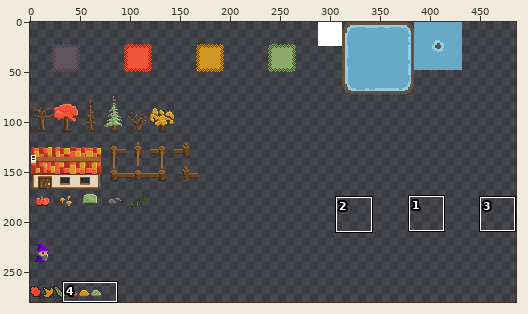
One commit to this sprite sheet: assets/textures/sprites.png. Above, an overview of the earlier version with the close-up marked.
Close-up. Old version:
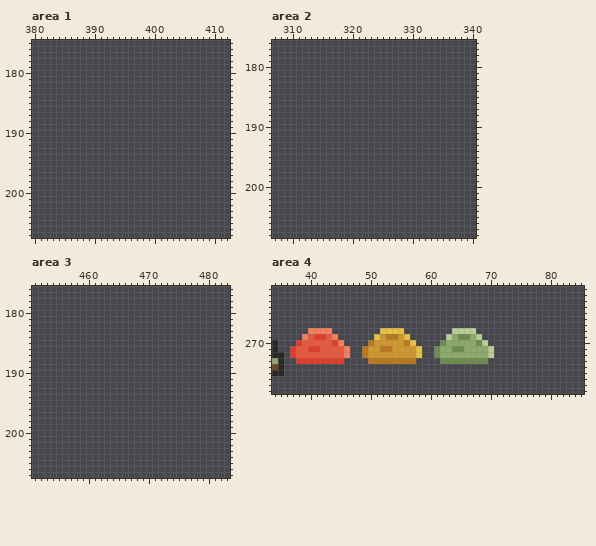
The file is 512x512 pixels. Colours within 5 levels of each other are drawn and written as one. Shown: area 1: x 380..412, y 175..207; area 2: x 307..340, y 176..208; area 3: x 451..483, y 176..207; area 4: x 34..85, y 261..278. The wide view leaves out empty margins. The commit also changed other parts of the picture, which this record leaves out.
After:
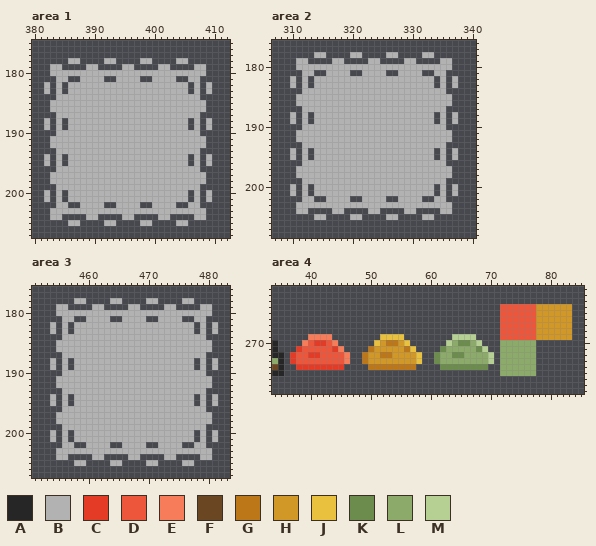
Palette (. is transparent): A #262626  B #b2b2b2  C #e33b26  D #ed563b  E #f77d5a  F #6a4622  G #bb7718  H #d19827  J #e9c13e  K #6b8c4c  L #8cab6a  M #b6d094
The edit:
--- area 1
@@ x 380..412 @@
 177 .................................
-178 .................................
-179 .................................
-180 .................................
-181 .................................
-182 .................................
-183 .................................
-184 .................................
-185 .................................
-186 .................................
-187 .................................
-188 .................................
-189 .................................
-190 .................................
-191 .................................
-192 .................................
-193 .................................
-194 .................................
-195 .................................
-196 .................................
-197 .................................
-198 .................................
-199 .................................
-200 .................................
-201 .................................
-202 .................................
-203 .................................
-204 .................................
-205 .................................
+178 ......BB....BB....BB....BB.......
+179 ...BB....BB....BB....BB....BB....
+180 ...BBBBBBBBBBBBBBBBBBBBBBBBBB....
+181 ....BB..BBBB..BBBB..BBBB..BB.....
+182 ..B.B.BBBBBBBBBBBBBBBBBBBB.B.B...
+183 ..B.B.BBBBBBBBBBBBBBBBBBBB.B.B...
+184 ....BBBBBBBBBBBBBBBBBBBBBBBB.....
+185 ...BBBBBBBBBBBBBBBBBBBBBBBBBB....
+186 ...BBBBBBBBBBBBBBBBBBBBBBBBBB....
+187 ....BBBBBBBBBBBBBBBBBBBBBBBB.....
+188 ..B.B.BBBBBBBBBBBBBBBBBBBB.B.B...
+189 ..B.B.BBBBBBBBBBBBBBBBBBBB.B.B...
+190 ....BBBBBBBBBBBBBBBBBBBBBBBB.....
+191 ...BBBBBBBBBBBBBBBBBBBBBBBBBB....
+192 ...BBBBBBBBBBBBBBBBBBBBBBBBBB....
+193 ....BBBBBBBBBBBBBBBBBBBBBBBB.....
+194 ..B.B.BBBBBBBBBBBBBBBBBBBB.B.B...
+195 ..B.B.BBBBBBBBBBBBBBBBBBBB.B.B...
+196 ....BBBBBBBBBBBBBBBBBBBBBBBB.....
+197 ...BBBBBBBBBBBBBBBBBBBBBBBBBB....
+198 ...BBBBBBBBBBBBBBBBBBBBBBBBBB....
+199 ....BBBBBBBBBBBBBBBBBBBBBBBB.....
+200 ..B.B.BBBBBBBBBBBBBBBBBBBB.B.B...
+201 ..B.B.BBBBBBBBBBBBBBBBBBBB.B.B...
+202 ....BB..BBBB..BBBB..BBBB..BB.....
+203 ...BBBBBBBBBBBBBBBBBBBBBBBBBB....
+204 ...BB....BB....BB....BB....BB....
+205 ......BB....BB....BB....BB.......
 206 .................................
--- area 2
@@ x 307..340 @@
 177 ..................................
-178 ..................................
-179 ..................................
-180 ..................................
-181 ..................................
-182 ..................................
-183 ..................................
-184 ..................................
-185 ..................................
-186 ..................................
-187 ..................................
-188 ..................................
-189 ..................................
-190 ..................................
-191 ..................................
-192 ..................................
-193 ..................................
-194 ..................................
-195 ..................................
-196 ..................................
-197 ..................................
-198 ..................................
-199 ..................................
-200 ..................................
-201 ..................................
-202 ..................................
-203 ..................................
-204 ..................................
-205 ..................................
+178 .......BB....BB....BB....BB.......
+179 ....BB....BB....BB....BB....BB....
+180 ....BBBBBBBBBBBBBBBBBBBBBBBBBB....
+181 .....BB..BBBB..BBBB..BBBB..BB.....
+182 ...B.B.BBBBBBBBBBBBBBBBBBBB.B.B...
+183 ...B.B.BBBBBBBBBBBBBBBBBBBB.B.B...
+184 .....BBBBBBBBBBBBBBBBBBBBBBBB.....
+185 ....BBBBBBBBBBBBBBBBBBBBBBBBBB....
+186 ....BBBBBBBBBBBBBBBBBBBBBBBBBB....
+187 .....BBBBBBBBBBBBBBBBBBBBBBBB.....
+188 ...B.B.BBBBBBBBBBBBBBBBBBBB.B.B...
+189 ...B.B.BBBBBBBBBBBBBBBBBBBB.B.B...
+190 .....BBBBBBBBBBBBBBBBBBBBBBBB.....
+191 ....BBBBBBBBBBBBBBBBBBBBBBBBBB....
+192 ....BBBBBBBBBBBBBBBBBBBBBBBBBB....
+193 .....BBBBBBBBBBBBBBBBBBBBBBBB.....
+194 ...B.B.BBBBBBBBBBBBBBBBBBBB.B.B...
+195 ...B.B.BBBBBBBBBBBBBBBBBBBB.B.B...
+196 .....BBBBBBBBBBBBBBBBBBBBBBBB.....
+197 ....BBBBBBBBBBBBBBBBBBBBBBBBBB....
+198 ....BBBBBBBBBBBBBBBBBBBBBBBBBB....
+199 .....BBBBBBBBBBBBBBBBBBBBBBBB.....
+200 ...B.B.BBBBBBBBBBBBBBBBBBBB.B.B...
+201 ...B.B.BBBBBBBBBBBBBBBBBBBB.B.B...
+202 .....BB..BBBB..BBBB..BBBB..BB.....
+203 ....BBBBBBBBBBBBBBBBBBBBBBBBBB....
+204 ....BB....BB....BB....BB....BB....
+205 .......BB....BB....BB....BB.......
 206 ..................................
--- area 3
@@ x 451..483 @@
 177 .................................
-178 .................................
-179 .................................
-180 .................................
-181 .................................
-182 .................................
-183 .................................
-184 .................................
-185 .................................
-186 .................................
-187 .................................
-188 .................................
-189 .................................
-190 .................................
-191 .................................
-192 .................................
-193 .................................
-194 .................................
-195 .................................
-196 .................................
-197 .................................
-198 .................................
-199 .................................
-200 .................................
-201 .................................
-202 .................................
-203 .................................
-204 .................................
-205 .................................
+178 .......BB....BB....BB....BB......
+179 ....BB....BB....BB....BB....BB...
+180 ....BBBBBBBBBBBBBBBBBBBBBBBBBB...
+181 .....BB..BBBB..BBBB..BBBB..BB....
+182 ...B.B.BBBBBBBBBBBBBBBBBBBB.B.B..
+183 ...B.B.BBBBBBBBBBBBBBBBBBBB.B.B..
+184 .....BBBBBBBBBBBBBBBBBBBBBBBB....
+185 ....BBBBBBBBBBBBBBBBBBBBBBBBBB...
+186 ....BBBBBBBBBBBBBBBBBBBBBBBBBB...
+187 .....BBBBBBBBBBBBBBBBBBBBBBBB....
+188 ...B.B.BBBBBBBBBBBBBBBBBBBB.B.B..
+189 ...B.B.BBBBBBBBBBBBBBBBBBBB.B.B..
+190 .....BBBBBBBBBBBBBBBBBBBBBBBB....
+191 ....BBBBBBBBBBBBBBBBBBBBBBBBBB...
+192 ....BBBBBBBBBBBBBBBBBBBBBBBBBB...
+193 .....BBBBBBBBBBBBBBBBBBBBBBBB....
+194 ...B.B.BBBBBBBBBBBBBBBBBBBB.B.B..
+195 ...B.B.BBBBBBBBBBBBBBBBBBBB.B.B..
+196 .....BBBBBBBBBBBBBBBBBBBBBBBB....
+197 ....BBBBBBBBBBBBBBBBBBBBBBBBBB...
+198 ....BBBBBBBBBBBBBBBBBBBBBBBBBB...
+199 .....BBBBBBBBBBBBBBBBBBBBBBBB....
+200 ...B.B.BBBBBBBBBBBBBBBBBBBB.B.B..
+201 ...B.B.BBBBBBBBBBBBBBBBBBBB.B.B..
+202 .....BB..BBBB..BBBB..BBBB..BB....
+203 ....BBBBBBBBBBBBBBBBBBBBBBBBBB...
+204 ....BB....BB....BB....BB....BB...
+205 .......BB....BB....BB....BB......
 206 .................................
--- area 4
@@ x 34..85 @@
 263 ....................................................
-264 ....................................................
-265 ....................................................
-266 ....................................................
-267 ....................................................
-268 ......EEEE........JJJJ........MMMM..................
-269 .....EDCCDE......JHGGHJ......MLKKLM.................
-270 A...CDDDDDCE....GHHHHHGJ....KLLLLLKM................
-271 A..CDDCCDDDDE..GHHGGHHHHJ..KLLKKLLLLM...............
-272 AA.CDDDDDDDDE..GHHHHHHHHJ..KLLLLLLLLM...............
-273 LA..CCCCCCCC....GGGGGGGG....KKKKKKKK................
-274 FA..................................................
-275 AA..................................................
+264 ......................................DDDDDDHHHHHH..
+265 ......................................DDDDDDHHHHHH..
+266 ......................................DDDDDDHHHHHH..
+267 ......................................DDDDDDHHHHHH..
+268 ......................................DDDDDDHHHHHH..
+269 ......EEEE........JJJJ........MMMM....DDDDDDHHHHHH..
+270 A....EDCCDE......JHGGHJ......MLKKLM...LLLLLL........
+271 A...CDDDDDCE....GHHHHHGJ....KLLLLLKM..LLLLLL........
+272 AA.CDDCCDDDDE..GHHGGHHHHJ..KLLKKLLLLM.LLLLLL........
+273 LA.CDDDDDDDDE..GHHHHHHHHJ..KLLLLLLLLM.LLLLLL........
+274 FA..CCCCCCCC....GGGGGGGG....KKKKKKKK..LLLLLL........
+275 AA....................................LLLLLL........
 276 ....................................................
